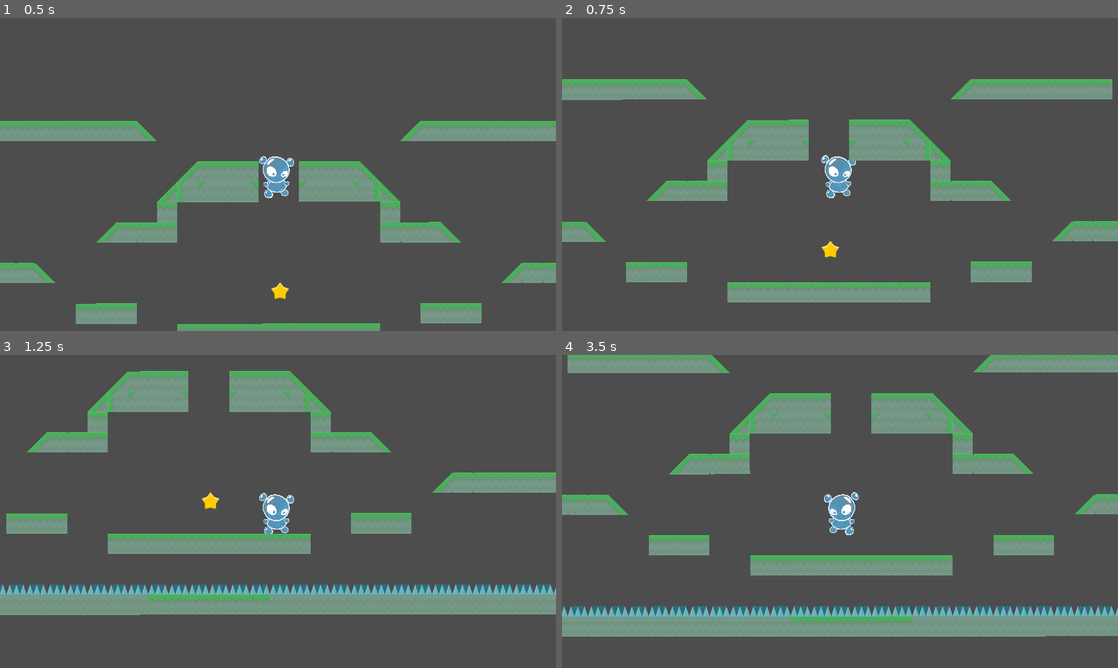
Above: before the commit, frames 1-4 (two rows, left to right).
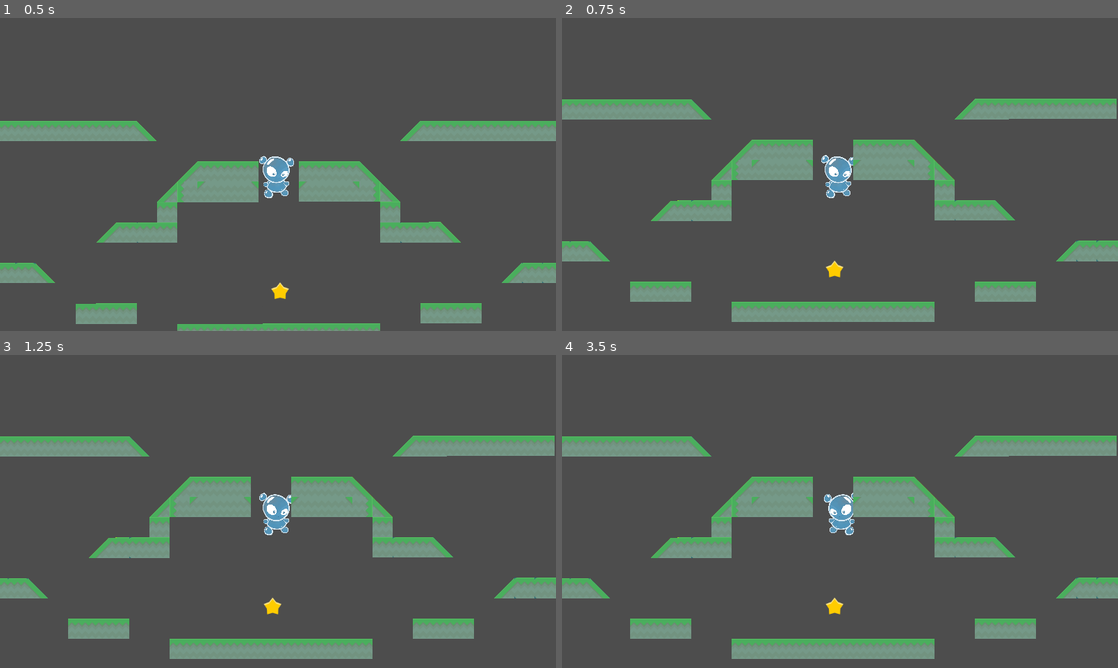
Above: after the commit, the same moments.

Repository: pondus314/bubbles-game-jam
Game: Godot game, scene res://Scenes/Level 3.tscn
Same seed, same stepped clock (60 frames per second), same inputs: the game is played once before the commit and once after it. This scene is started directly instead of the project's main scene.
Inputs:
- Up to frame 1 (0.5 s): no input
- Up to frame 2 (0.75 s): hold D (move_right) from 0.53 s (still down); tap Space (float) at 0.6 s
- Up to frame 3 (1.25 s): keep holding D (move_right); tap W (jump) at 0.77, 0.8, 1.07 s
- Up to frame 4 (3.5 s): tap W (jump) at 1.35, 1.52, 1.82, 2.3, 3.02, 3.32 s; tap Space (float) at 1.55, 2.1, 2.85 s; release D (move_right) at 2.03 s; hold A (move_left) from 2.03 s (still down)

Frame 1 is identical in both runs. In frame 2, 24% of the frame differs, in the area x 0-100%, y 19-98%; in frame 3, 31%; in frame 4, 34%, in the area x 0-100%, y 0-98%.
Error after the commit: Invalid access to property or key 'stamina_bar' on a base object of type 'Nil'. (res://Scripts/player.gd:71)

Commit message:
make float meter functional

Diff:
--- a/Scripts/player.gd
+++ b/Scripts/player.gd
@@ -25,7 +25,7 @@
 var time_since_jump = 0
 var time_since_float = 0
 var jump_state = JumpState.FALLING
-var float_left = max_float_time
+var float_left: float
 var extra_weight = 0.0
 
 @onready var main_sprite = $MainSprite
@@ -34,6 +34,7 @@
 func _ready() -> void:
 	Global.player = self
 	self.collider.body_entered.connect(func(_body): on_death(""))
+	float_left = max_float_time
 
 func _physics_process(delta: float) -> void:
 	var direction := Input.get_axis("move_left", "move_right")
@@ -67,6 +68,7 @@
 
 	if jump_state == JumpState.FLOATING:
 		float_left -= delta
+		Global.main_scene.stamina_bar.value = float_left / max_float_time
 		if abs(velocity.y) > max_float_speed:
 			if velocity.y < 0:
 				velocity.y += float_braking  * delta
@@ -79,7 +81,7 @@
 		if not extra_weight > 0.001:
 			if float_left < max_float_time:
 				float_left = min(float_left + float_recharge_speed*delta, max_float_time)
-
+				Global.main_scene.stamina_bar.value = float_left / max_float_time
 
 
 	# Jump if jump button pressed.
